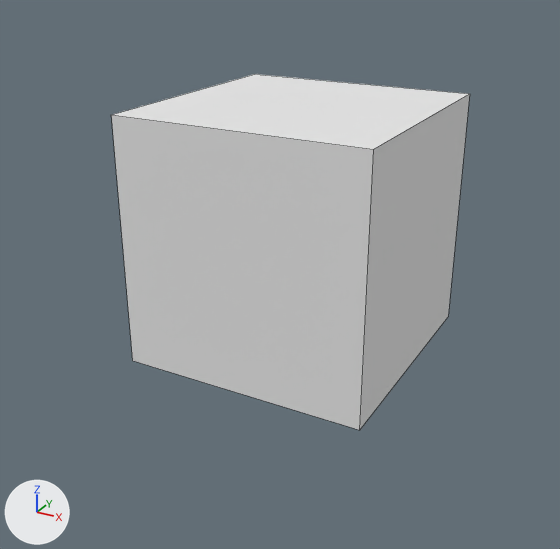
The OBJ model src/game/models/rocks.obj, before and after one commit.
Rendered twice from a 50 mm lens placed at (30.6, -57.7, 23.9), pointed at (0.2, -2.3, -3.8). The axes (+X, +Y, +Z) are drawn at lower left. The lights are the same throughout. Mesh edges are drawn as thin lines. Where no turn or scale is listed for an object, it has been applied to the vertices.

Names of what the first picture shows: 'rocks'.
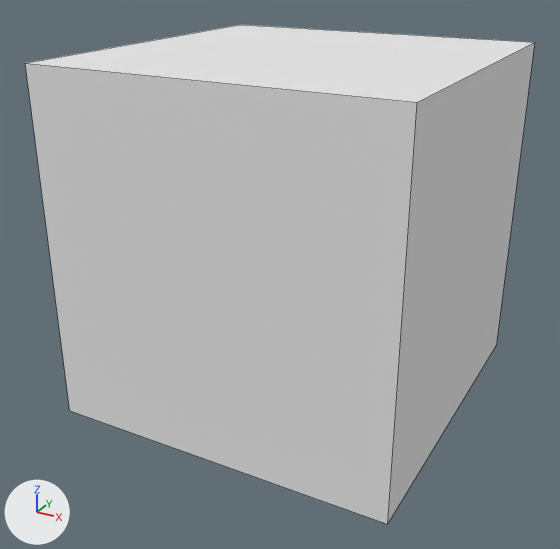
Location of each change, [x1, y1, x2, y2] in pixels of the pictures (560 x 549 px):
'rocks', reshaped (42% wider, 40% taller): before [111, 74, 470, 430]; after [25, 25, 535, 524]

What changed in the scene script:
```text
Change me_rocks:
    where me_rocks.from_pydata(...)  # 368 vertices, 606 faces; spans x -10.0..11.9, y -11.0..11.0, z -11.1..10.9
    used by ob_rocks; location = (0.0, 0.0, 0.0)
    me_rocks part 1: the loose piece of 8 vertices spanning x -10.0..11.9, y -11.0..11.0, z -11.1..10.9 is scaled about its middle by 1.38
```
